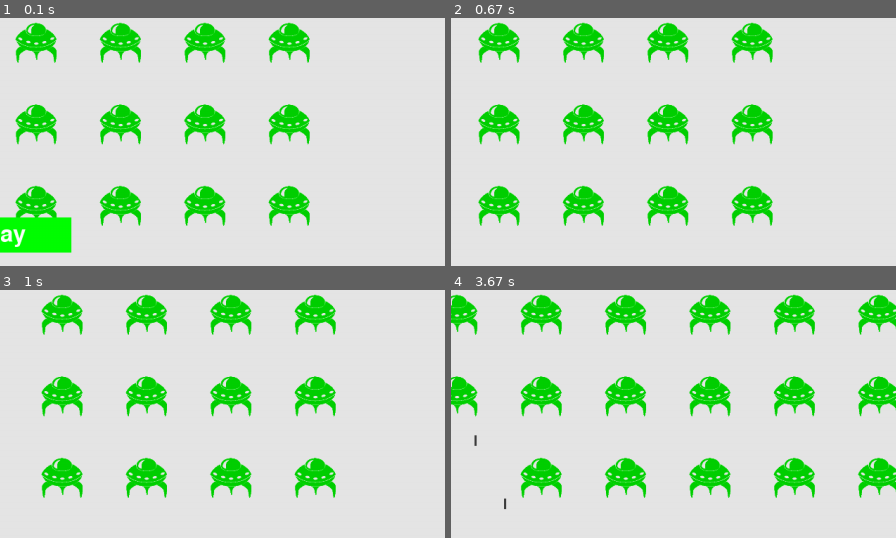
Above: before the commit, frames 1-4 (two rows, left to right).
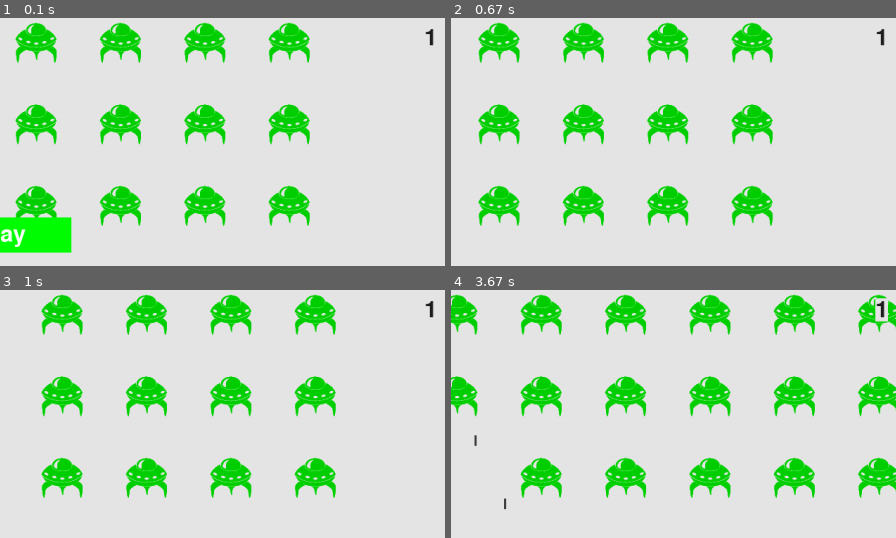
Above: after the commit, the same moments.

Repository: ckeller191/PyGame_Project
Game: pygame game, started from alien_invasion.py
Same seed, same stepped clock (60 frames per second), same inputs: the game is played once before the commit and once after it.
Inputs:
- Up to frame 1 (0.1 s): no input
- Up to frame 2 (0.67 s): click "Play" at 0.38 s
- Up to frame 3 (1 s): tap Space at 0.67 s
- Up to frame 4 (3.67 s): hold Right 1-1.47 s; tap Space at 1.07, 1.37, 1.57, 1.87, 2.07, 2.37, 2.63, 2.93, 3.07, 3.37 s; hold Right 1.5-1.97 s; hold Left 2-2.53 s; hold Left 2.57-2.97 s; hold Right 3-3.63 s
The pictures show only the part of the screen within x 49-99%, y 5-55%; the shares and areas given below are measured in that part.

The runs differ from the first frame. In frame 1, less than 0.1% of the frame differs, in the area x 95-98%, y 4-12%; in frame 2, less than 0.1%; in frame 3, less than 0.1%; in frame 4, 0.3%, in the area x 95-99%, y 3-13%.

Commit message:
add level to show score function

Diff:
--- a/scoreboard.py
+++ b/scoreboard.py
@@ -37,6 +37,7 @@
         """Draw the score to the screen."""
         self.screen.blit(self.score_image, self.score_rect)
         self.screen.blit(self.high_score_image, self.high_score_rect)
+        self.screen.blit(self.level_image, self.level_rect)
 
     def prep_high_score(self):
         """Turn the high score into a rendered image."""
